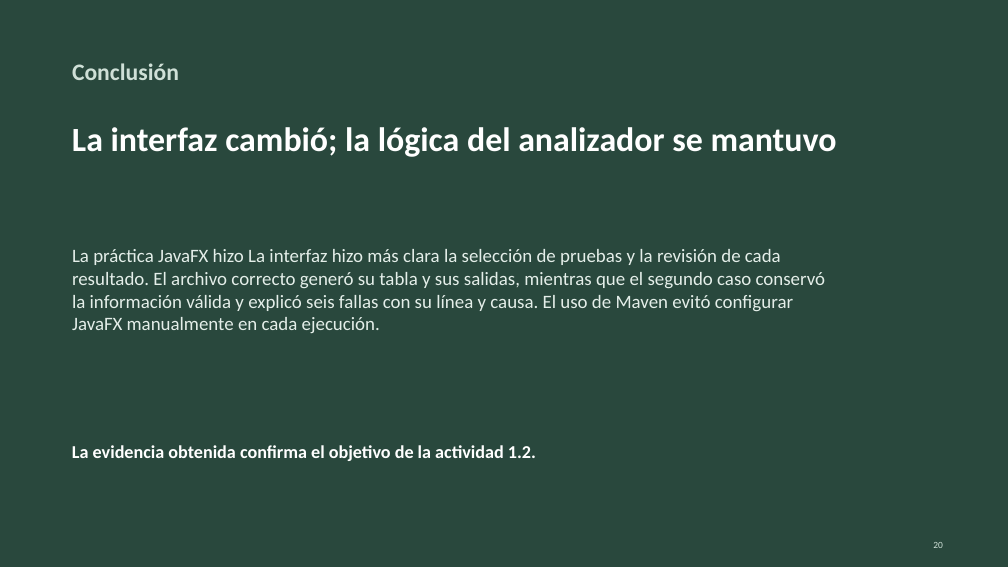
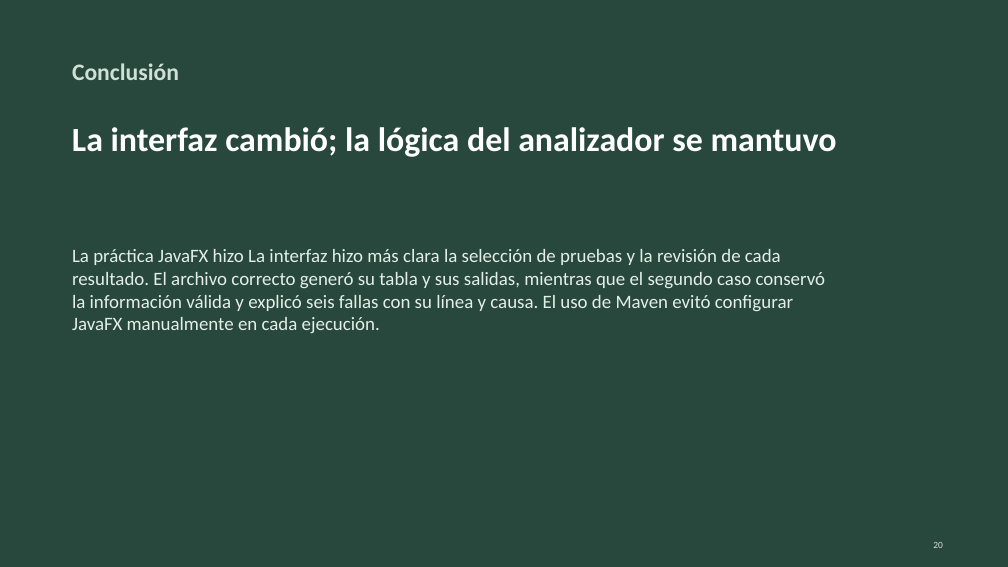
Before and after one commit to amaurycolochos-cpu/LENGUAJES-Y-AUTOMATAS-II, a slide deck: slide 20 of LYA-II-Tema-1/Actividad_1.2 Reporte_Practica__7ISC_AmauryGordillo_LYA-II.pptx. Drawn at 1008x567 pixels with LibreOffice and Linux fonts; fonts in the diff are those of the drawing. Boxes give left, top, right and bottom in pixels: in the first picture for what was removed or moved away, otherwise in the second. Text is boxed around its words. In the diff, an @@ line names an element or a change of style, - is before the commit and + after.

Commit message:
actualizo los documentos de las actividades 1.2 y 1.3
Subo la version mas reciente del reporte de practica de la actividad 1.2
y vuelvo a subir el banco de ejercicios de la actividad 1.3 con los
cambios nuevos.

Corrijo el nombre del cuadro sinoptico de la actividad 1.1, que tenia un
guion bajo de mas.

```diff
--- a/LYA-II-Tema-1/Actividad_1.2 Reporte_Practica__7ISC_AmauryGordillo_LYA-II.pptx
+++ b/LYA-II-Tema-1/Actividad_1.2 Reporte_Practica__7ISC_AmauryGordillo_LYA-II.pptx
@@ text removed at (72,445,536,461) @@
-La evidencia obtenida confirma el objetivo de la actividad 1.2.
```
Also in this commit, not shown: 1 other slide changed, 2 other files.
